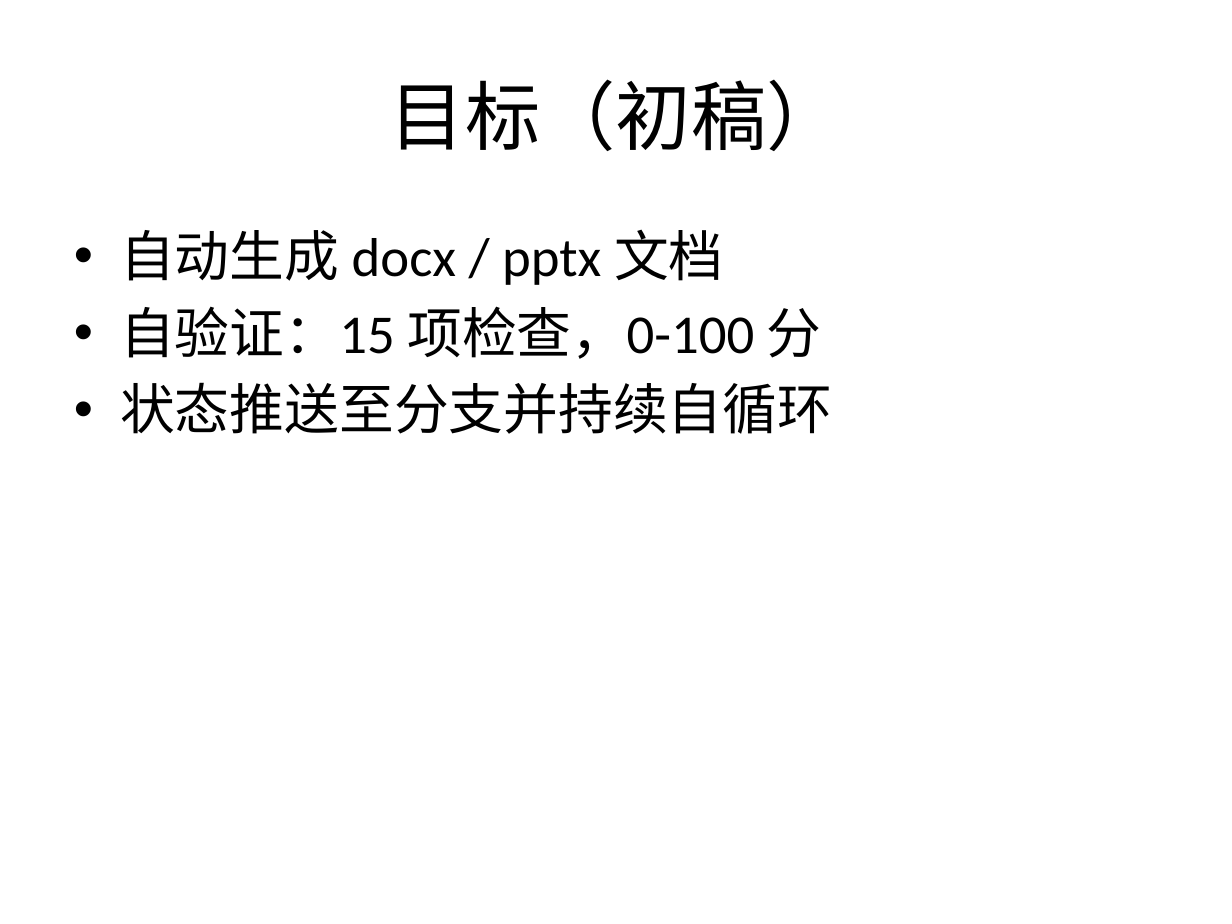
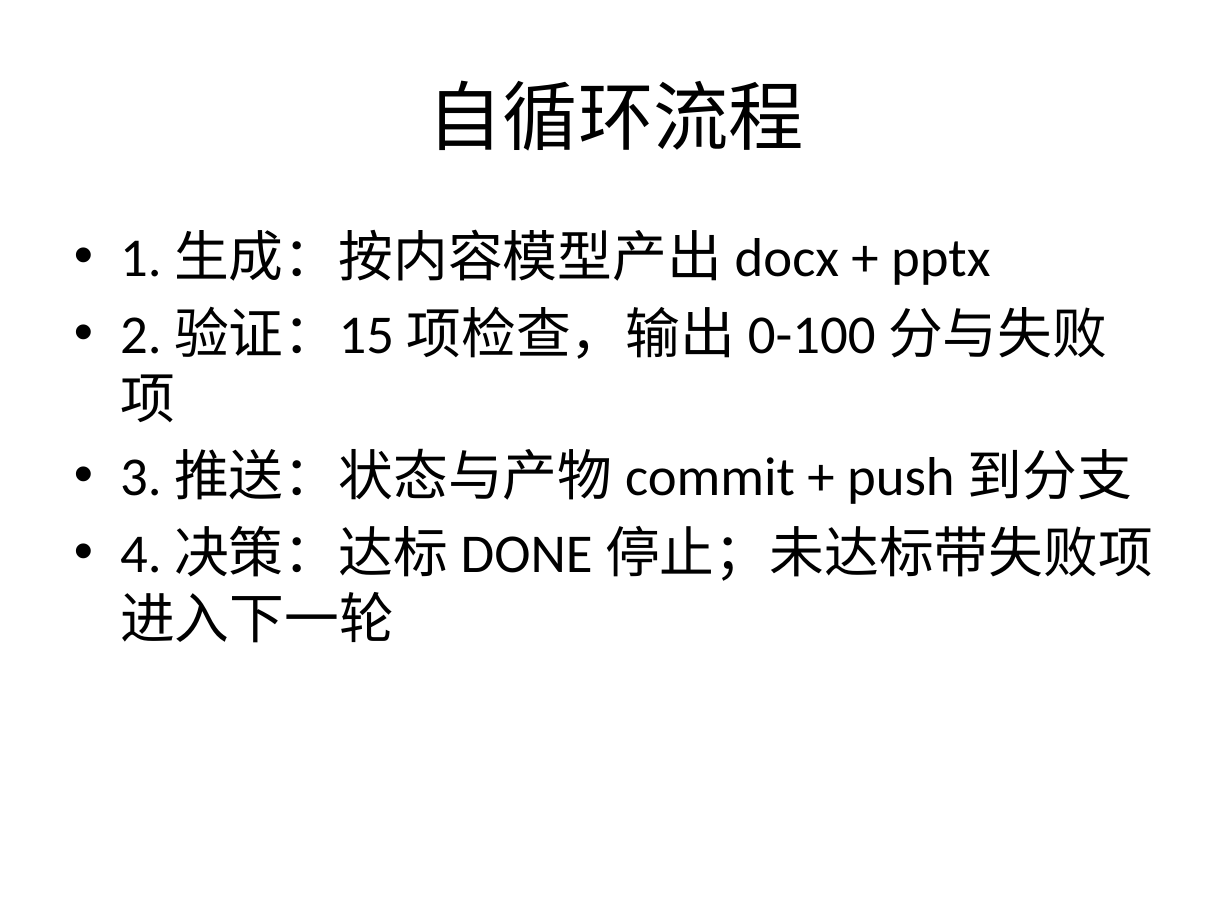
Before and after one commit to mqgg5630-cyber/test-auto-arena, a slide deck: slide 4 of output/slides/deck.pptx (slide 2 before the commit). Drawn at 1232x924 pixels with LibreOffice and Linux fonts; fonts in the diff are those of the drawing. Boxes give left, top, right and bottom in pixels: in the first picture for what was removed or moved away, otherwise in the second. Text is boxed around its words. In the diff, an @@ line names an element or a change of style, - is before the commit and + after.

```diff
--- a/output/slides/deck.pptx
+++ b/output/slides/deck.pptx
@@ title at [428,80,804,151]: text changed @@
-目标（初稿）
+自循环流程
@@ text at [120,229,1153,643]: text changed @@
-• 自动生成 docx / pptx 文档
-• 自验证：15 项检查，0-100 分
-• 状态推送至分支并持续自循环
+• 1. 生成：按内容模型产出 docx + pptx
+• 2. 验证：15 项检查，输出 0-100 分与失败项
+• 3. 推送：状态与产物 commit + push 到分支
+• 4. 决策：达标 DONE 停止；未达标带失败项进入下一轮
```
Also in this commit, not shown: 5 slides added, 1 slide removed, 4 other files.
